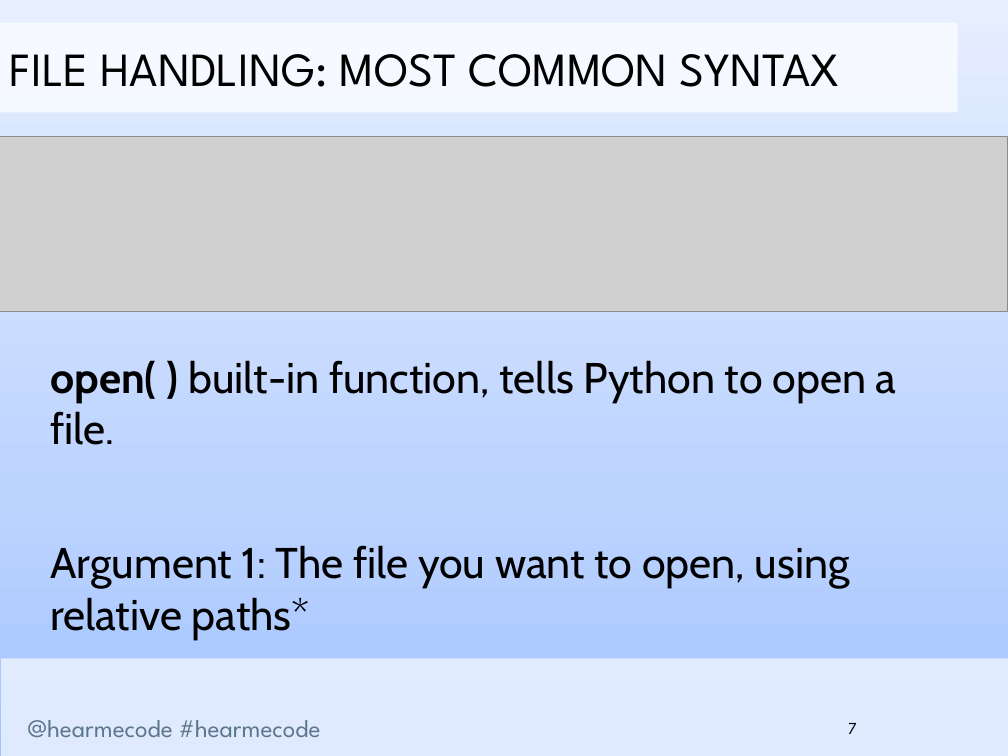
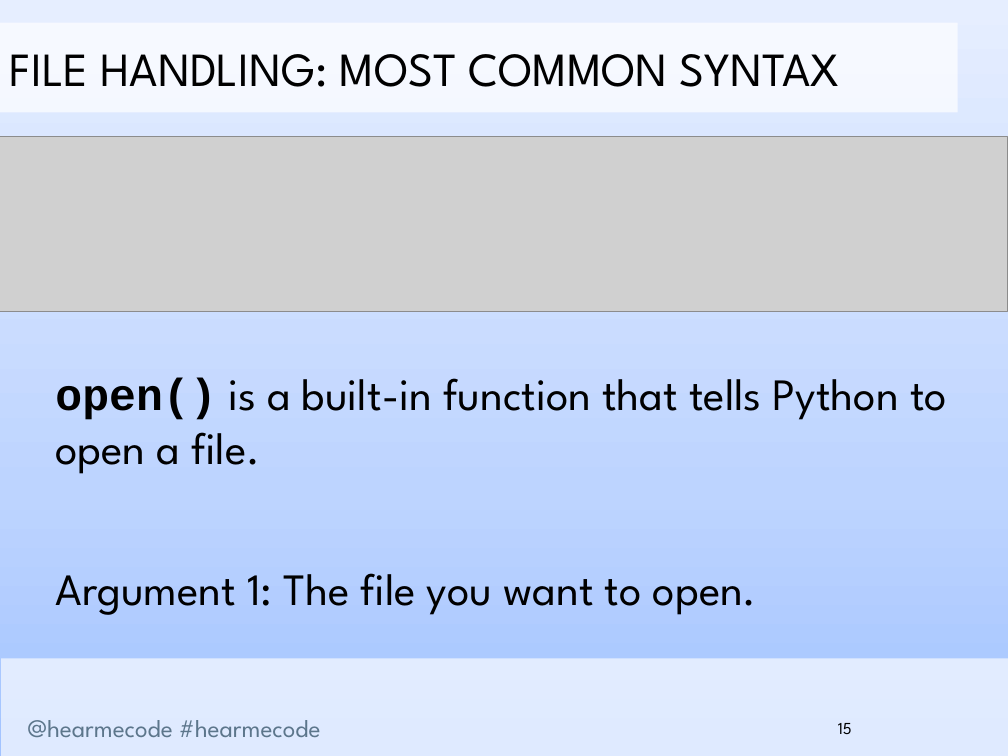
Before and after one commit to hearmecode/slides, a slide deck: slide 15 of Lesson 3/Hear Me Code - File Handling and Dictionaries.pptx (slide 7 before the commit). Drawn at 1008x756 pixels with LibreOffice and Linux fonts; fonts in the diff are those of the drawing; grey boxes stand for pictures; background and template pictures are left out. Boxes give left, top, right and bottom in pixels: in the first picture for what was removed or moved away, otherwise in the second. Text is boxed around its words. In the diff, an @@ line names an element or a change of style, - is before the commit and + after.

```diff
--- a/Lesson 3/Hear Me Code - File Handling and Dictionaries.pptx
+++ b/Lesson 3/Hear Me Code - File Handling and Dictionaries.pptx
@@ text at [55,378,947,615]: text changed; size 30.7 to 32 pt; font Cabin to League Spartan @@
-open( ) built-in function, tells Python to open a file.
-Argument 1: The file you want to open, using relative paths*
+open() is a built-in function that tells Python to open a file.
+Argument 1: The file you want to open.
@@ page number at [838,723,852,734]: text changed @@
-7
+15
```
Also in this commit, not shown: 35 other slides changed, 28 slides added, 6 slides removed, 3 other files.
